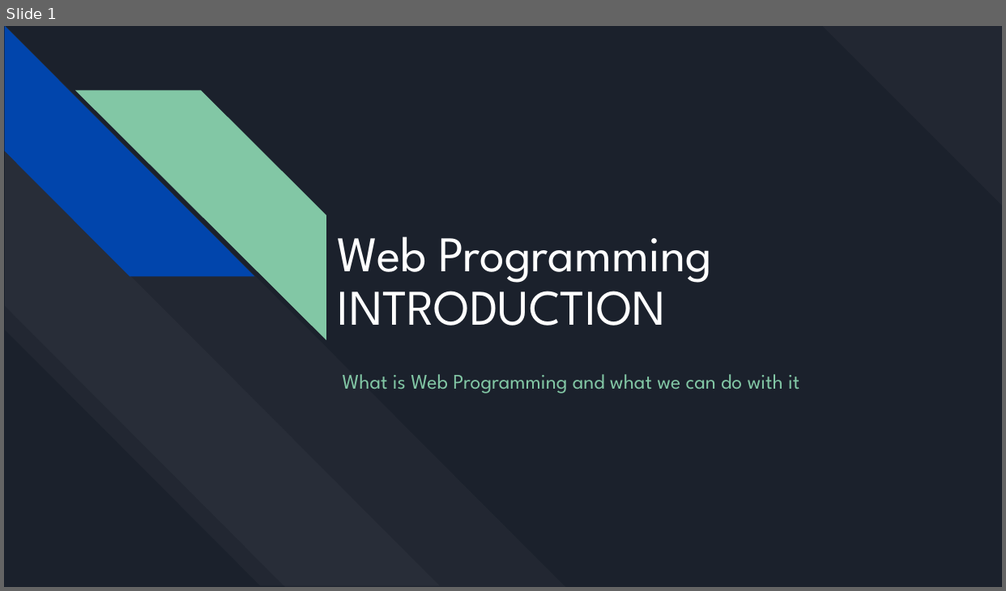
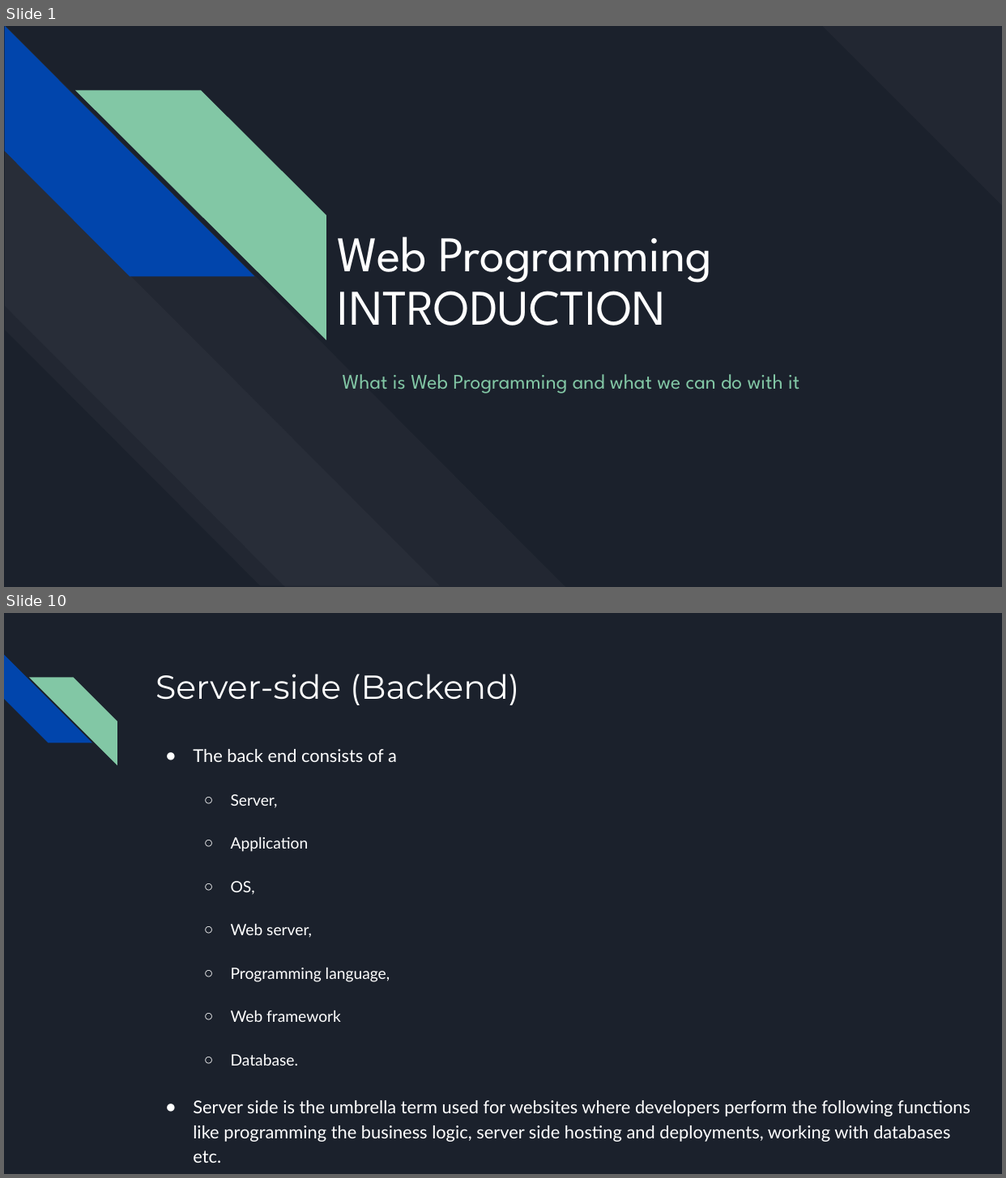
Before and after one commit to bulhard/Web-Programming, a slide deck: 00 Presentations/01 Introduction.pptx. Shown one above the other, each under a label of ours: slide 1 before the commit, slides 1 and 10 after it; the slides between them are not shown. The pictures are 1006x591 and 1006x1178 pixels, drawn with LibreOffice and Linux fonts; fonts in the diff are those of the drawing. Boxes give left, top, right and bottom in pixels: in the first picture for what was removed or moved away, otherwise in the second. Text is boxed around its words. In the diff, an @@ line names an element or a change of style, - is before the commit and + after.

```diff
--- a/00 Presentations/01 Introduction.pptx
+++ b/00 Presentations/01 Introduction.pptx
@@ slide 10 added at [4, 613, 1002, 1174], background #1B212C @@
@@ diag stripe added at [4, 655, 92, 743], fill #0145AC @@
@@ diag stripe added at [28, 677, 117, 766], fill #82C7A5 @@
@@ title added at [155, 674, 519, 705], 32 pt, text #FFFFFF @@
+Server-side (Backend)
@@ text added at [193, 749, 970, 1163], 17 pt, text #FFFFFF @@
+● The back end consists of a
+  ○ Server,
+  ○ Application
+  ○ OS,
+  ○ Web server,
+  ○ Programming language,
+  ○ Web framework
+  ○ Database.
+● Server side is the umbrella term used for websites where developers perform the following functions like programming the business logic, server side hosting and deployments, working with databases etc.
```
Also in this commit, not shown: 1 slide changed, 30 other slides added.
